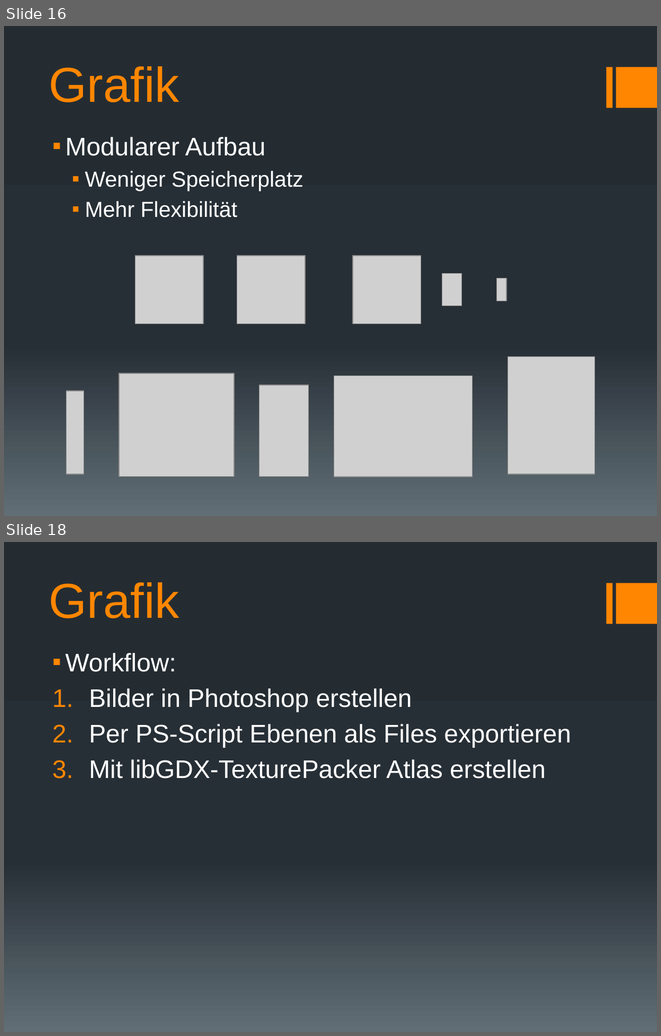
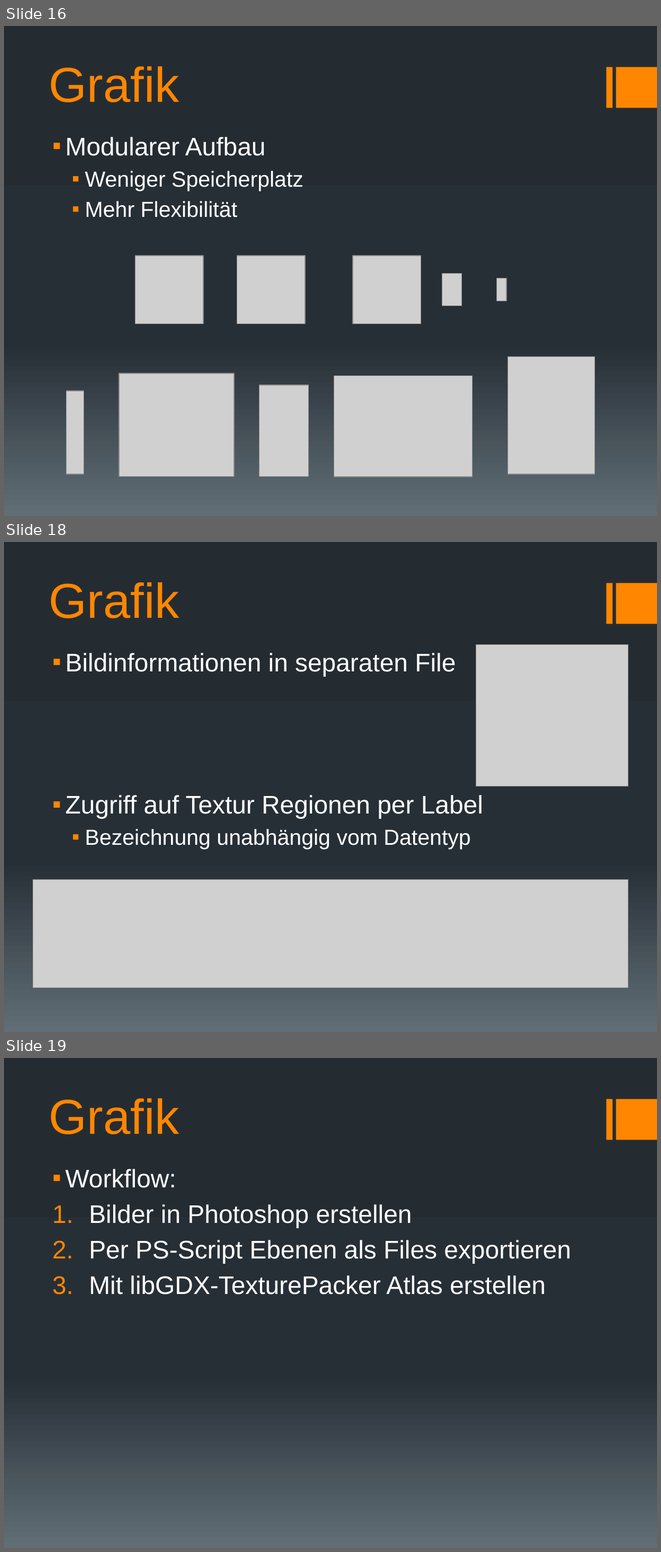
Before and after one commit to docker-apps/Docker, a slide deck: Documents/Design/Design_Präsentation_v1.pptx. Shown one above the other, each under a label of ours: slides 16 and 18 before the commit, slides 16, 18 and 19 after it; the slides between them are not shown. The pictures are 661x1036 and 661x1552 pixels, drawn with LibreOffice and Linux fonts; fonts in the diff are those of the drawing; grey boxes stand for pictures. Boxes give left, top, right and bottom in pixels: in the first picture for what was removed or moved away, otherwise in the second. Text is boxed around its words. In the diff, an @@ line names an element or a change of style, - is before the commit and + after.

```diff
--- a/Documents/Design/Design_Präsentation_v1.pptx
+++ b/Documents/Design/Design_Präsentation_v1.pptx
@@ slide 18 added at box(4, 542, 657, 1032), background gradient #242C33 to #273037 to #636D76; not listed: 2 template elements that a slide beside it also shows @@
@@ title added at box(49, 582, 179, 618), 54 pt, text #FF8600 @@
+Grafik
@@ text added at box(65, 653, 483, 849), 28 pt, text #FFFFFF @@
+▪ Bildinformationen in separaten File
+▪ Zugriff auf Textur Regionen per Label
+  ▪ Bezeichnung unabhängig vom Datentyp
@@ picture added at box(476, 644, 628, 786) @@
@@ picture added at box(33, 880, 628, 987) @@
@@ what was slide 18 is now slide 19 @@
```
Also in this commit, not shown: 1 slide changed.
